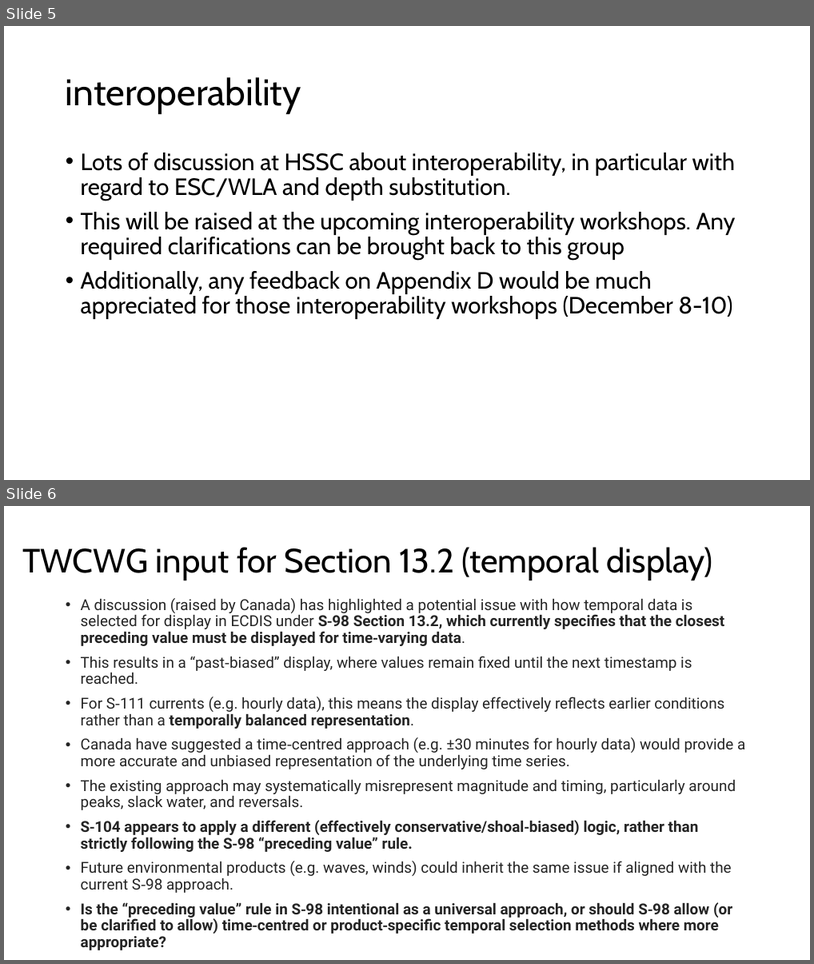
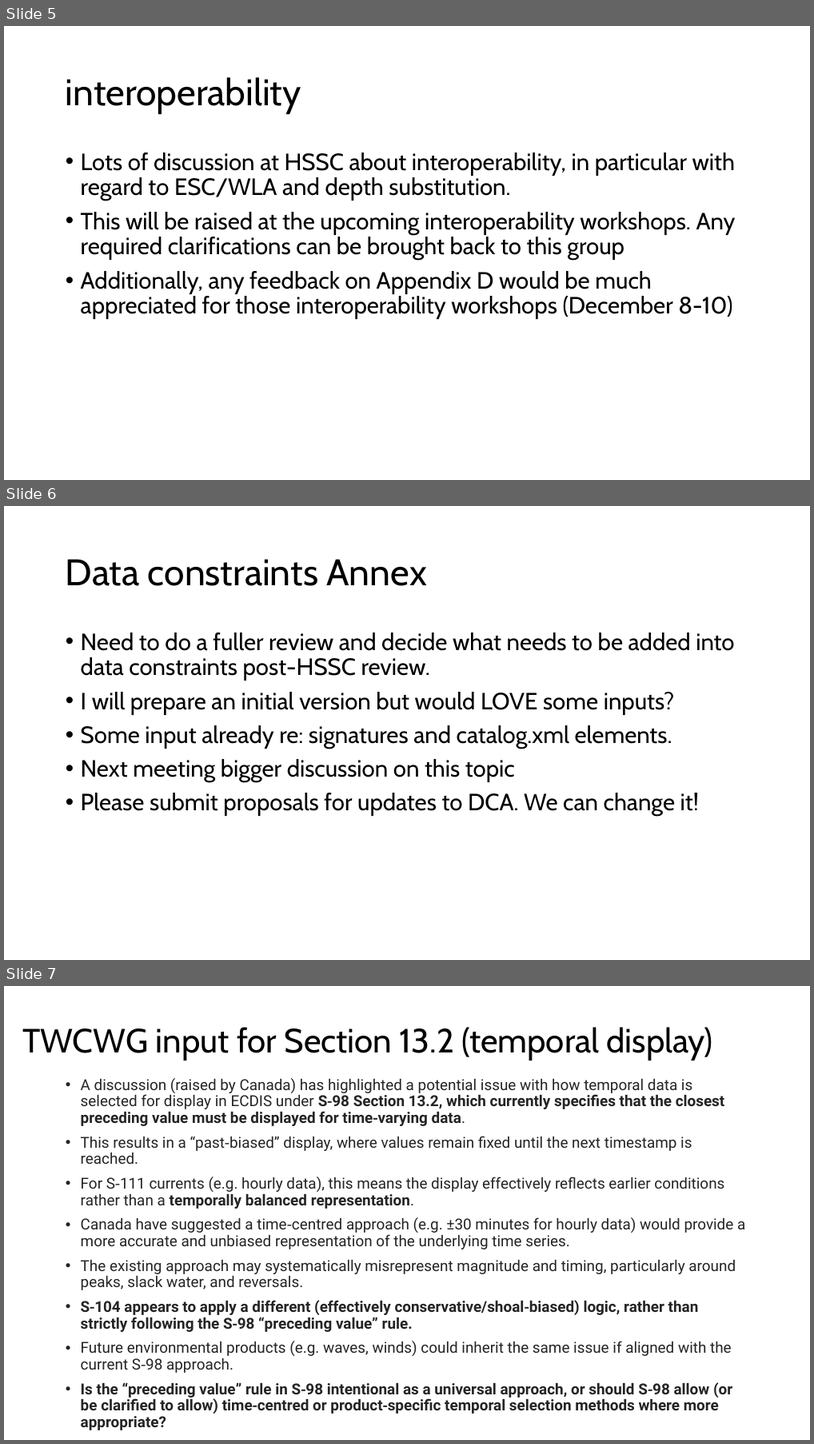
Before and after one commit to iho-ohi/98-interoperability, a slide deck: documents/3.0.0/s98Mtg_july2026.pptx. Shown one above the other, each under a label of ours: slides 5 and 6 before the commit, slides 5, 6 and 7 after it. The pictures are 814x964 and 814x1444 pixels, drawn with LibreOffice and Linux fonts; fonts in the diff are those of the drawing. Boxes give left, top, right and bottom in pixels: in the first picture for what was removed or moved away, otherwise in the second. Text is boxed around its words. In the diff, an @@ line names an element or a change of style, - is before the commit and + after.

```diff
--- a/documents/3.0.0/s98Mtg_july2026.pptx
+++ b/documents/3.0.0/s98Mtg_july2026.pptx
@@ slide 6 added at [4,506,810,960], background #FFFFFF @@
@@ title added at [66,559,427,586], 44 pt, text #000000 @@
+Data constraints Annex
@@ text added at [81,632,734,816], 28 pt, text #000000 @@
+• Need to do a fuller review and decide what needs to be added into data constraints post-HSSC review.
+• I will prepare an initial version but would LOVE some inputs?
+• Some input already re: signatures and catalog.xml elements.
+• Next meeting bigger discussion on this topic
+• Please submit proposals for updates to DCA. We can change it!
@@ what was slide 6 is now slide 7 @@
```
Also in this commit, not shown: 2 slides changed, 1 slide removed.
